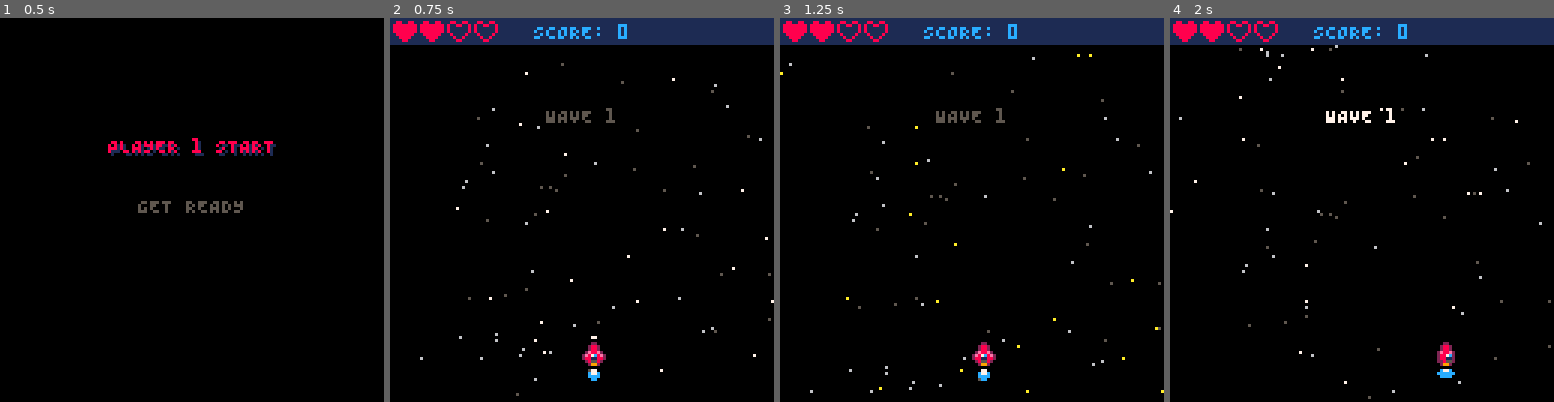
Above: before the commit, frames 1-4 (left to right).
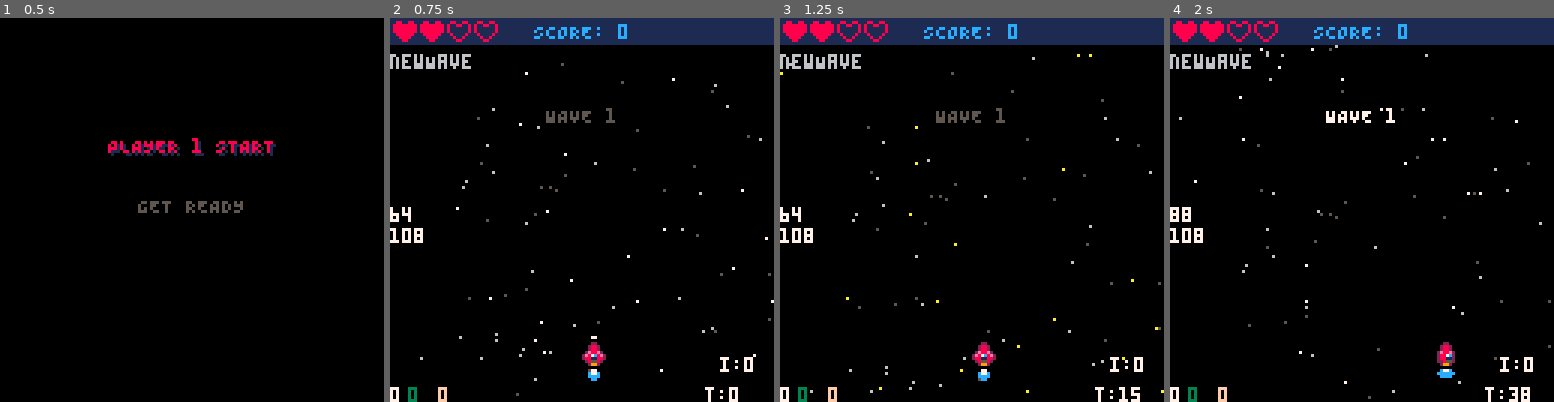
Above: after the commit, the same moments.

Repository: ProfSFrink/pico-8_shump_tutorial
Game: PICO-8 cartridge shump.p8
The game is run twice, just before and just after one commit, with the same random seed, the same clock (stepped at 60 frames per second) and the same inputs.
Inputs:
- Up to frame 1 (0.5 s): tap X (X key) at 0.33 s
- Up to frame 2 (0.75 s): tap O (Z key) at 0.7 s
- Up to frame 3 (1.25 s): tap X (X key) at 1.07 s
- Up to frame 4 (2 s): hold Right from 1.6 s (still down); tap O (Z key) at 1.7 s; tap X (X key) at 1.85 s

Frame 1 is identical in both runs. In frame 2, 1.3% of the frame differs, in the area x 0-95%, y 9-100%; in frame 3, 1.3%; in frame 4, 1.4%.

Commit message:
- (fix) correctly reset spawn timer on new wave.

Diff:
--- a/entities/Enemies.lua
+++ b/entities/Enemies.lua
@@ -91,7 +91,7 @@
         hp = 3,
         points = 200,
         move = function(_ENV)
-            --y += spd
+            y += spd
         end
     },
     flame = {
@@ -165,6 +165,7 @@
     stopped = "stopped",
     moving = "moving",
     flashing = "flashing",
+    firing = "firing",
     dead = "dead"
 }
 
--- a/main.lua
+++ b/main.lua
@@ -3,7 +3,7 @@
 -- Reference to global scope.
 _g = _ENV
 
-debugMode = false
+debugMode = true
 
 -- Game strings.
 
--- a/shump.p8
+++ b/shump.p8
@@ -1,8 +1,8 @@
 pico-8 cartridge // http://www.pico-8.com
 version 43
 __lua__
-#include main.lua
-#include ./util/tools.lua
+#include Main.lua
+#include ./util/Tools.lua
 #include ./util/Collisions.lua
 #include ./util/Async.lua
 #include ./util/Animate.lua
--- a/states/GameState.lua
+++ b/states/GameState.lua
@@ -23,7 +23,6 @@
 	proT = 0
 
 	spawnDur = 50
-	spawnT = 0
 
 	-- Setup player ship.
 	ship = newShip()
@@ -176,4 +175,5 @@
 -- Enter the game state.
 function enterGame()
 	state = stateNames.game
+	spawnT = 0
 end
--- a/util/Animate.lua
+++ b/util/Animate.lua
@@ -15,11 +15,11 @@
     end
 end
 
--- Linear interpolation between a and b by t.
--- param a: start value.
--- param b: end value.
--- param t: interpolation factor (between 0 and 1).
+-- Linear interpolation between start and finish by time.
+-- param start: start value.
+-- param finish: end value.
+-- param time: interpolation factor (between 0 and 1).
 -- returns: interpolated value.
-function lerp(a, b, t)
-    return a + (b - a) * t
+function lerp(start, finish, time)
+    return start + (finish - start) * time
 end
--- a/util/Ease.lua
+++ b/util/Ease.lua
@@ -1,14 +1,14 @@
 -- Linear movement not easing.
--- param t: current time (between 0 and 1).
+-- param time: current time (between 0 and 1).
 -- returns: eased value.
-function linear(t)
-    return t
+function linear(time)
+    return time
 end
 
 -- Ease out, starts fast and decelerates.
--- param t: current time (between 0 and 1).
+-- param time: current time (between 0 and 1).
 -- returns: eased value.
-function easeOutQuad(t)
-    t -= 1
-    return 1 - t * t
+function easeOutQuad(time)
+    time -= 1
+    return 1 - time * time
 end
